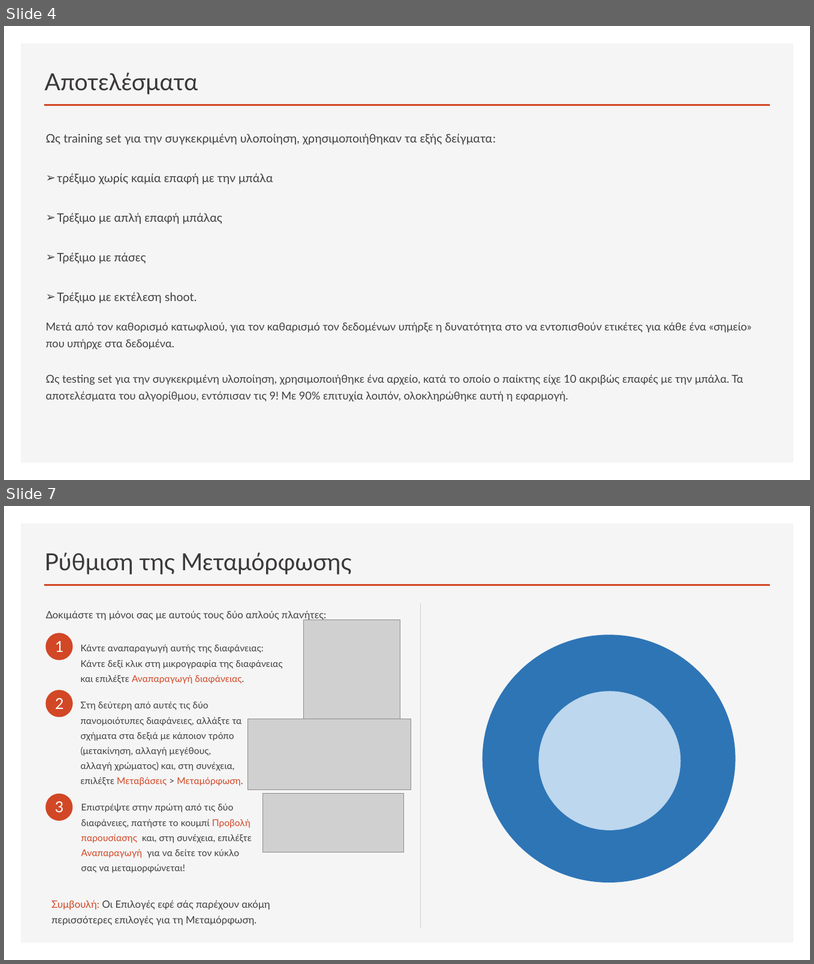
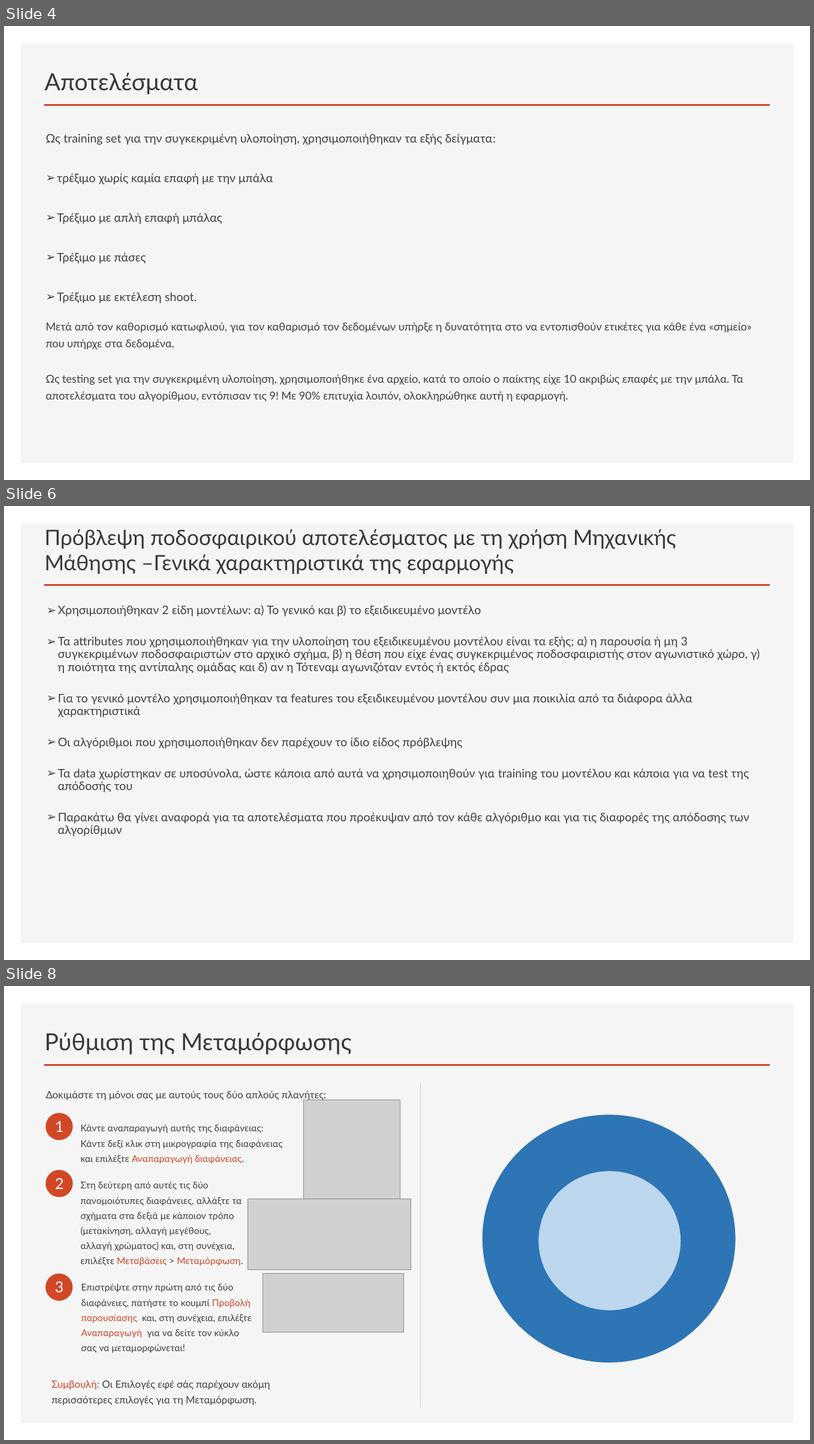
Before and after one commit to nikosbampis/Machine-Learning, a slide deck: machine-learning-12-13.pptx. Shown one above the other, each under a label of ours: slides 4 and 7 before the commit, slides 4, 6 and 8 after it; the slides between them are not shown. The pictures are 814x964 and 814x1444 pixels, drawn with LibreOffice and Linux fonts; fonts in the diff are those of the drawing; grey boxes stand for pictures. Boxes give left, top, right and bottom in pixels: in the first picture for what was removed or moved away, otherwise in the second. Text is boxed around its words. In the diff, an @@ line names an element or a change of style, - is before the commit and + after.

```diff
--- a/machine-learning-12-13.pptx
+++ b/machine-learning-12-13.pptx
@@ slide 6 added at bbox=[4, 506, 810, 960], background #FFFFFF; not listed: 2 template elements that a slide beside it also shows @@
@@ title added at bbox=[45, 529, 677, 574], 25.2 pt, text #3B3838 @@
+Πρόβλεψη ποδοσφαιρικού αποτελέσματος με τη χρήση Μηχανικής Μάθησης –Γενικά χαρακτηριστικά της εφαρμογής
@@ text added at bbox=[58, 605, 761, 836], 14 pt, text #404040 @@
+➢ Χρησιμοποιήθηκαν 2 είδη μοντέλων: α) Το γενικό και β) το εξειδικευμένο μοντέλο
+➢ Τα attributes που χρησιμοποιήθηκαν για την υλοποίηση του εξειδικευμένου μοντέλου είναι τα εξής; α) η παρουσία ή μη 3 συγκεκριμένων ποδοσφαιριστών στο αρχικό σχήμα, β) η θέση που είχε ένας συγκεκριμένος ποδοσφαιριστής στον αγωνιστικό χώρο, γ) η ποιότητα της αντίπαλης ομάδας και δ) αν η Τότεναμ αγωνιζόταν εντός ή εκτός έδρας
+➢ Για το γενικό μοντέλο χρησιμοποιήθηκαν τα features του εξειδικευμένου μοντέλου συν μια ποικιλία από τα διάφορα άλλα χαρακτηριστικά
+➢ Οι αλγόριθμοι που χρησιμοποιήθηκαν δεν παρέχουν το ίδιο είδος πρόβλεψης
+➢ Τα data χωρίστηκαν σε υποσύνολα, ώστε κάποια από αυτά να χρησιμοποιηθούν για training του μοντέλου και κάποια για να test της απόδοσής του
+➢ Παρακάτω θα γίνει αναφορά για τα αποτελέσματα που προέκυψαν από τον κάθε αλγόριθμο και για τις διαφορές της απόδοσης των αλγορίθμων
@@ what was slide 7 is now slide 8 @@
```
Also in this commit, not shown: 1 slide changed, 1 other slide added, 1 slide removed.
